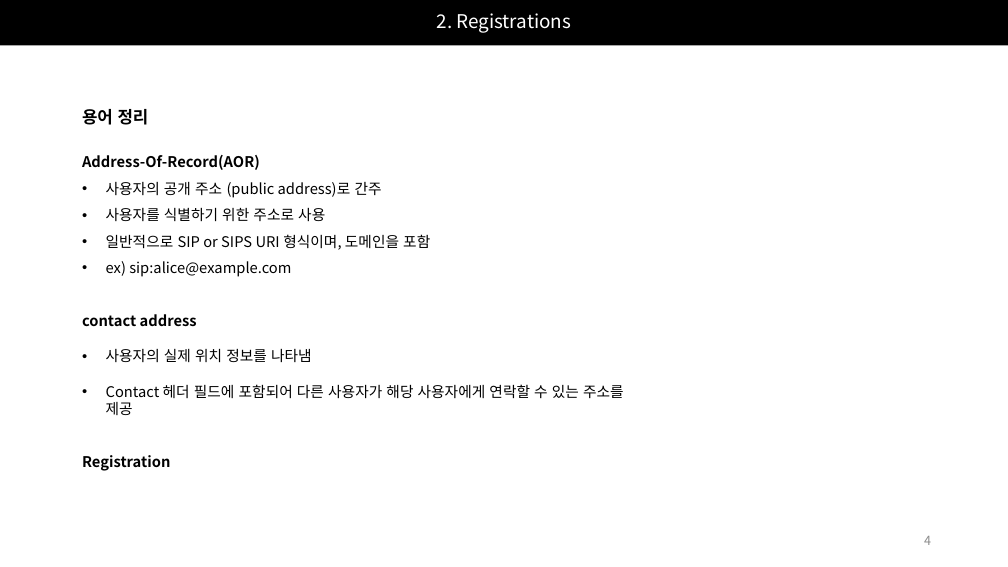
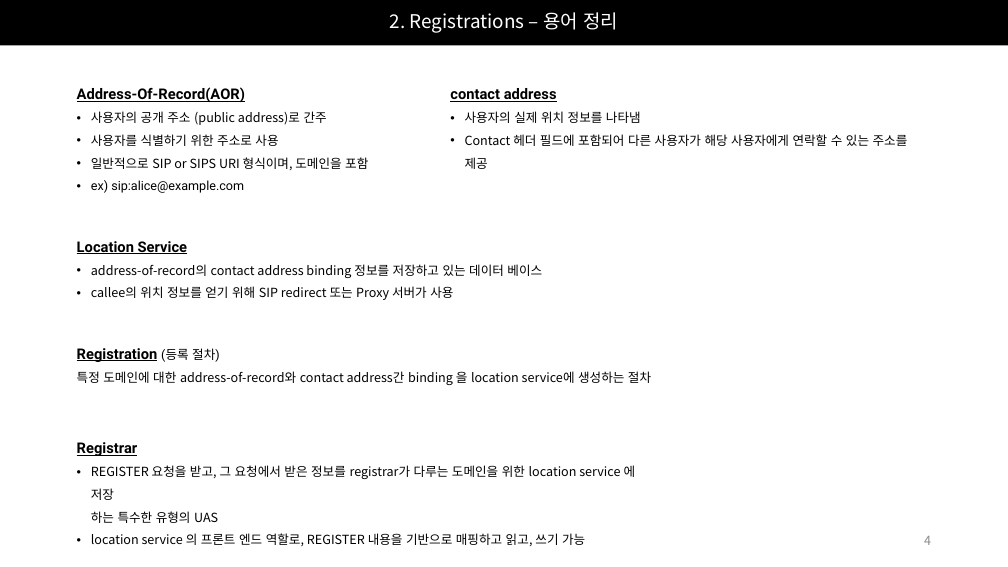
Before and after one commit to Epsilonely/SIP-Survey, a slide deck: slide 4 of 세미나 2차.pptx. Drawn at 1008x567 pixels with LibreOffice and Linux fonts; fonts in the diff are those of the drawing. Boxes give left, top, right and bottom in pixels: in the first picture for what was removed or moved away, otherwise in the second. Text is boxed around its words. In the diff, an @@ line names an element or a change of style, - is before the commit and + after.

```diff
--- a/세미나 2차.pptx
+++ b/세미나 2차.pptx
@@ title at box(390, 12, 618, 33): text changed @@
-2. Registrations
+2. Registrations – 용어 정리
@@ text "Address-Of-Record(AOR)": place and size @@
-text "Address-Of-Record(AOR)" at box(82, 109, 624, 471)
+text "Address-Of-Record(AOR)" at box(77, 87, 651, 546)
@@ text at box(77, 87, 368, 193): font Noto Sans CJK KR to Roboto in "Address-Of-Record(AOR)", "ex) sip:alice@example.com"; underline on in "Address-Of-Record(AOR)"; size 14 to 12 pt in "사용자의 공개 주소 (public address)로 간주", "사용자를 식별하기 위한 주소로 사용", "일반적으로 SIP or SIPS URI 형식이며, 도메인을 ...", "ex) sip:alice@example.com"; indent changed @@
@@ text added at box(450, 88, 908, 146), 12 pt, text #000000 @@
+contact address
+• 사용자의 실제 위치 정보를 나타냄
+• Contact 헤더 필드에 포함되어 다른 사용자가 해당 사용자에게 연락할 수 있는 주소를 제공
@@ text at box(82, 109, 149, 125): paragraph removed @@
-용어 정리
@@ text at box(77, 241, 651, 546): text changed; size 14 to 12 pt @@
-contact address
-• 사용자의 실제 위치 정보를 나타냄
-• Contact 헤더 필드에 포함되어 다른 사용자가 해당 사용자에게 연락할 수 있는 주소를 제공
-Registration
+Location Service
+• address-of-record의 contact address binding 정보를 저장하고 있는 데이터 베이스
+• callee의 위치 정보를 얻기 위해 SIP redirect 또는 Proxy 서버가 사용
+Registration (등록 절차)
+특정 도메인에 대한 address-of-record와 contact address간 binding 을 location service에 생성하는 절차
+Registrar
+• REGISTER 요청을 받고, 그 요청에서 받은 정보를 registrar가 다루는 도메인을 위한 location service 에 저장
+  하는 특수한 유형의 UAS
+• location service 의 프론트 엔드 역할로, REGISTER 내용을 기반으로 매핑하고 읽고, 쓰기 가능
```
Also in this commit, not shown: 3 other slides changed, 2 slides added.
